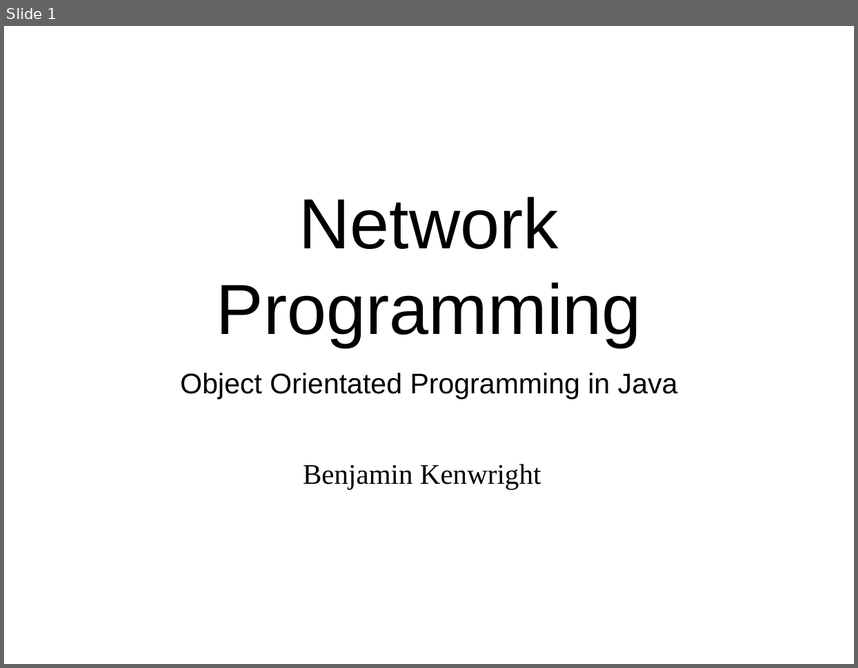
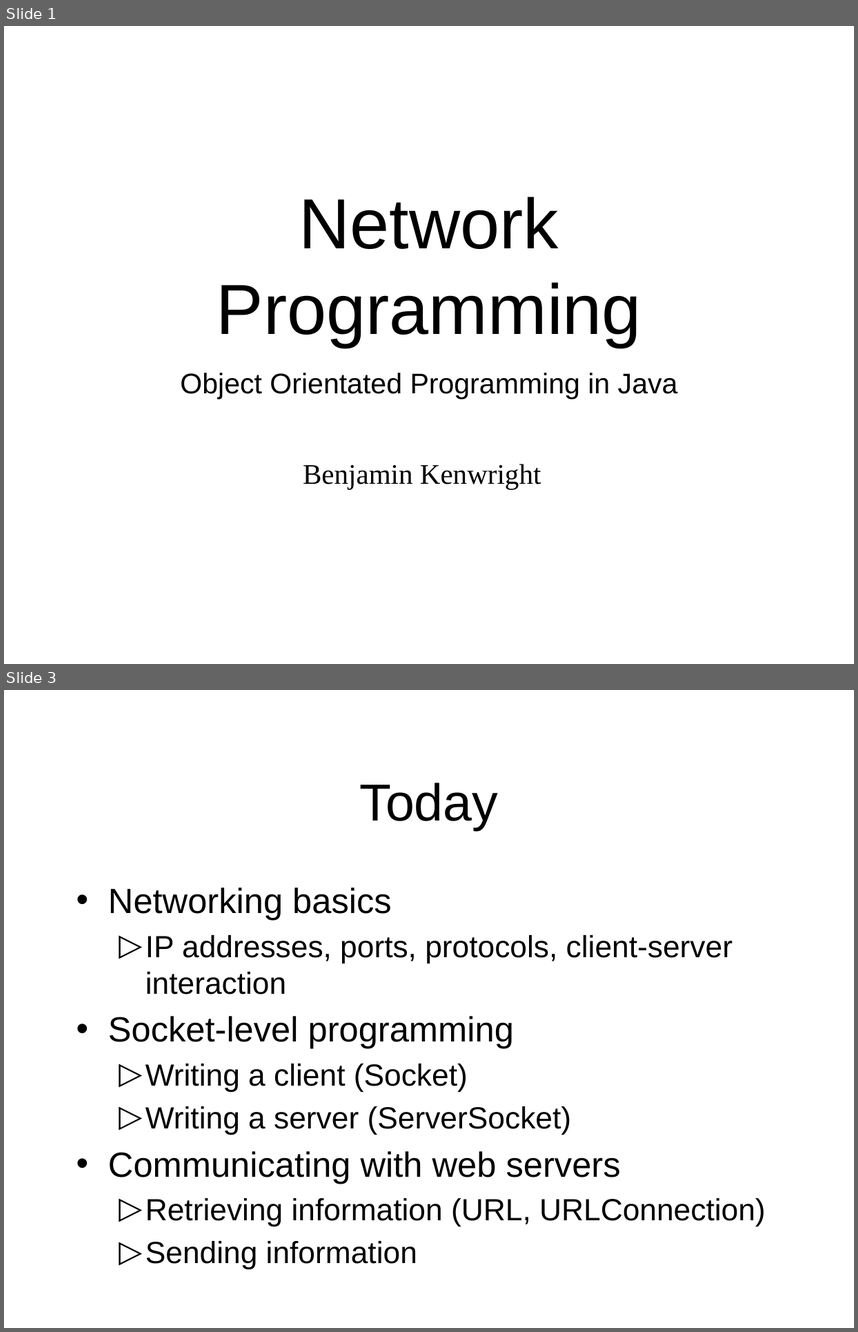
Before and after one commit to octaviordz/zjnu2017.github.io, a slide deck: OOP/lectures/120--Network.Programming.pptx. Shown one above the other, each under a label of ours: slide 1 before the commit, slides 1 and 3 after it; the slides between them are not shown. The pictures are 858x668 and 858x1332 pixels, drawn with LibreOffice and Linux fonts; fonts in the diff are those of the drawing. Boxes give left, top, right and bottom in pixels: in the first picture for what was removed or moved away, otherwise in the second. Text is boxed around its words. In the diff, an @@ line names an element or a change of style, - is before the commit and + after.

Commit message:
Networking slides.

```diff
--- a/OOP/lectures/120--Network.Programming.pptx
+++ b/OOP/lectures/120--Network.Programming.pptx
@@ slide 3 added at (4,690,854,1328), background #FFFFFF @@
@@ title added at (359,782,498,830), 44 pt, text #000000 @@
+Today
@@ text added at (108,887,766,1268), 25.9 pt, text #000000 @@
+• Networking basics
+  ▷ IP addresses, ports, protocols, client-server interaction
+• Socket-level programming
+  ▷ Writing a client (Socket)
+  ▷ Writing a server (ServerSocket)
+• Communicating with web servers
+  ▷ Retrieving information (URL, URLConnection)
+  ▷ Sending information
```
Also in this commit, not shown: 3 slides changed, 29 other slides added, 1 slide removed, 1 other file.
